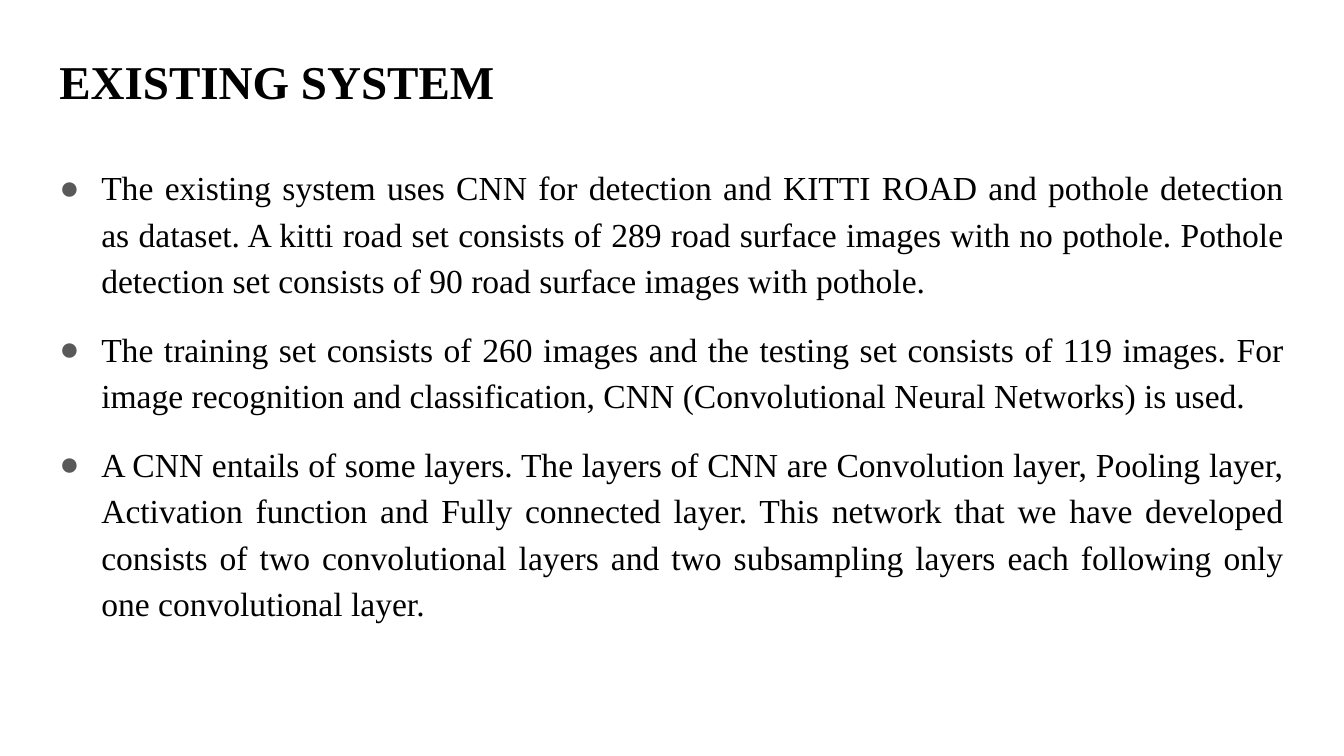
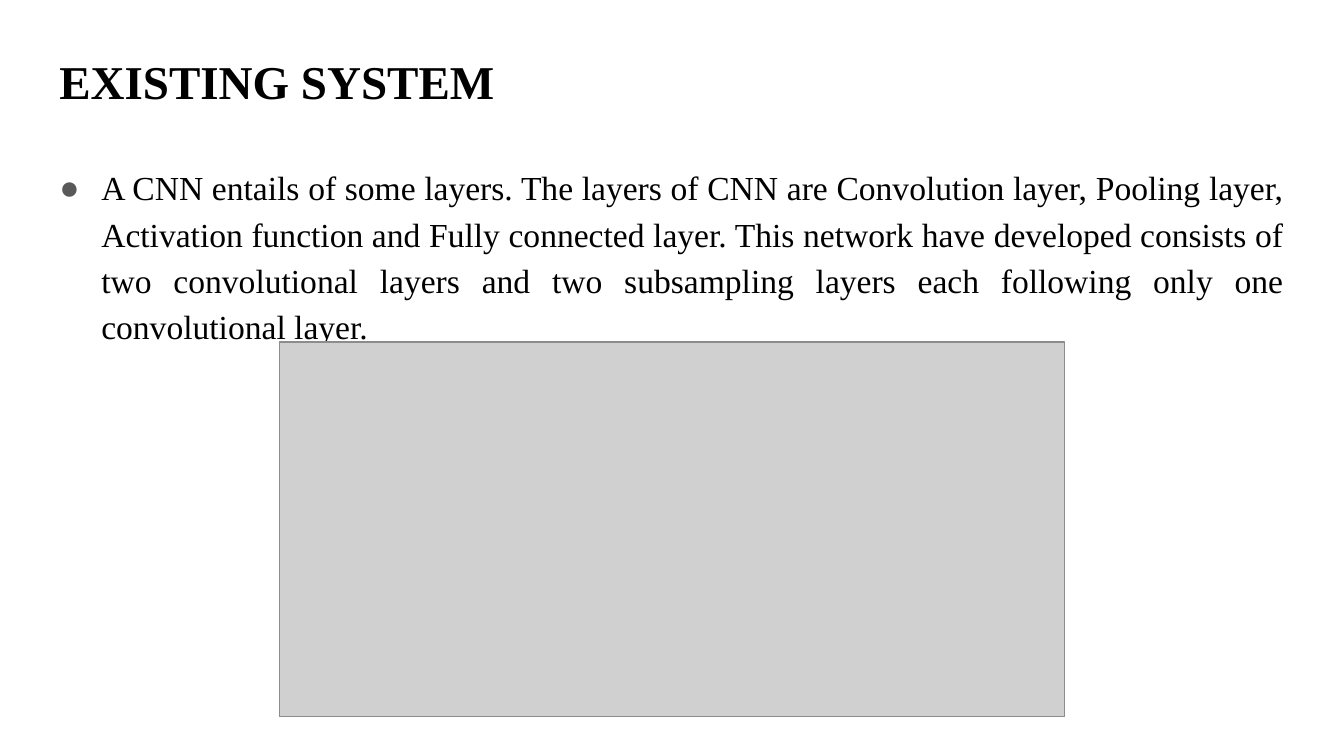
Before and after one commit to balajivijay-tech/project-blindly, a slide deck: slide 6 of presentation 1/POTHOLE DETECTION FOR VISUALLY IMPAIRED USING YOLO V1.pptx. Drawn at 1344x756 pixels with LibreOffice and Linux fonts; fonts in the diff are those of the drawing; grey boxes stand for pictures. Boxes give left, top, right and bottom in pixels: in the first picture for what was removed or moved away, otherwise in the second. Text is boxed around its words. In the diff, an @@ line names an element or a change of style, - is before the commit and + after.

```diff
--- a/presentation 1/POTHOLE DETECTION FOR VISUALLY IMPAIRED USING YOLO V1.pptx
+++ b/presentation 1/POTHOLE DETECTION FOR VISUALLY IMPAIRED USING YOLO V1.pptx
@@ text at box(101, 176, 1283, 346): text changed @@
-● The existing system uses CNN for detection and KITTI ROAD and pothole detection as dataset. A kitti road set consists of 289 road surface images with no pothole. Pothole detection set consists of 90 road surface images with pothole.
-● The training set consists of 260 images and the testing set consists of 119 images. For image recognition and classification, CNN (Convolutional Neural Networks) is used.
-● A CNN entails of some layers. The layers of CNN are Convolution layer, Pooling layer, Activation function and Fully connected layer. This network that we have developed consists of two convolutional layers and two subsampling layers each following only one convolutional layer.
+● A CNN entails of some layers. The layers of CNN are Convolution layer, Pooling layer, Activation function and Fully connected layer. This network have developed consists of two convolutional layers and two subsampling layers each following only one convolutional layer.
@@ picture added at box(280, 343, 1064, 718) @@
```
Also in this commit, not shown: 3 other slides changed, 2 slides added.
